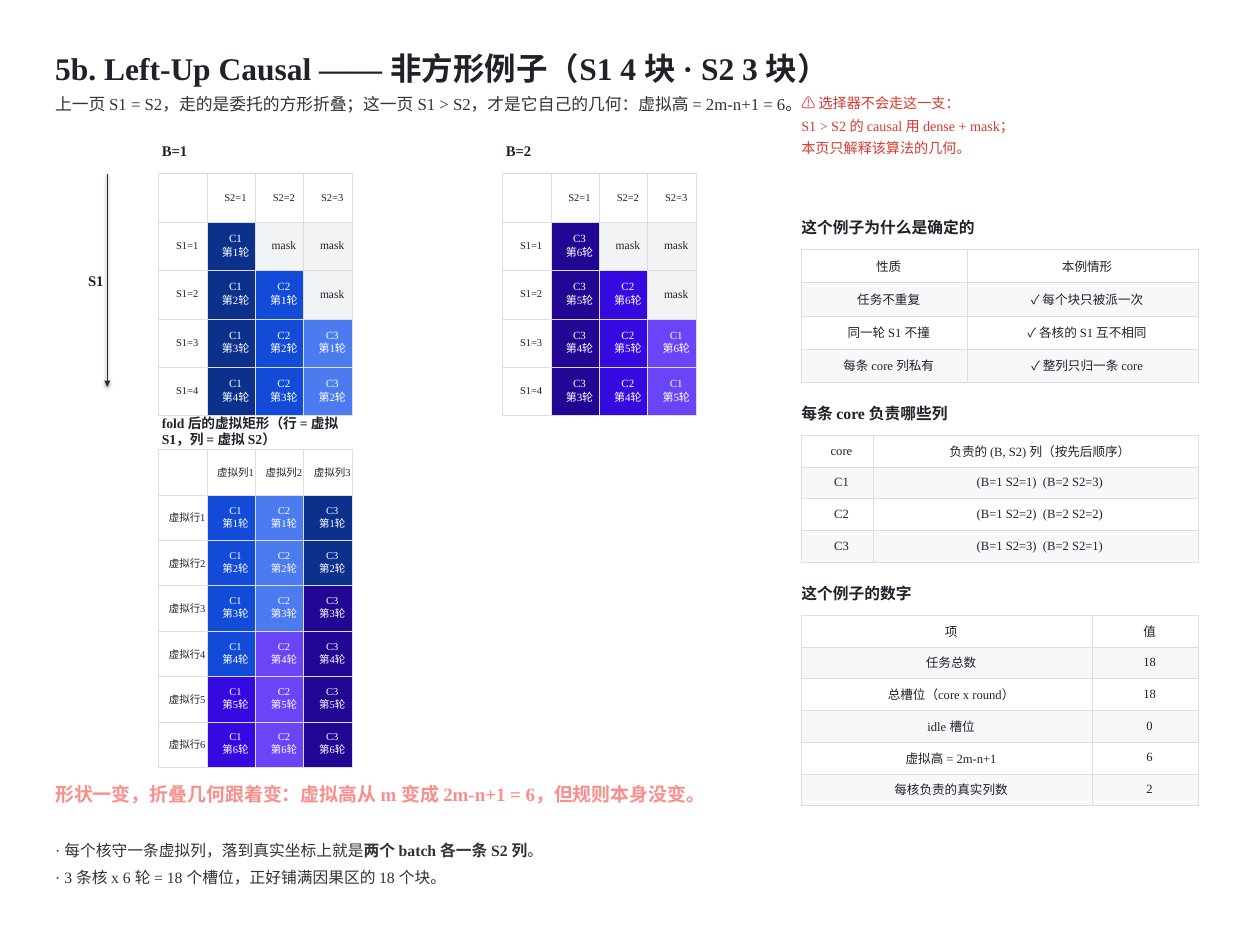
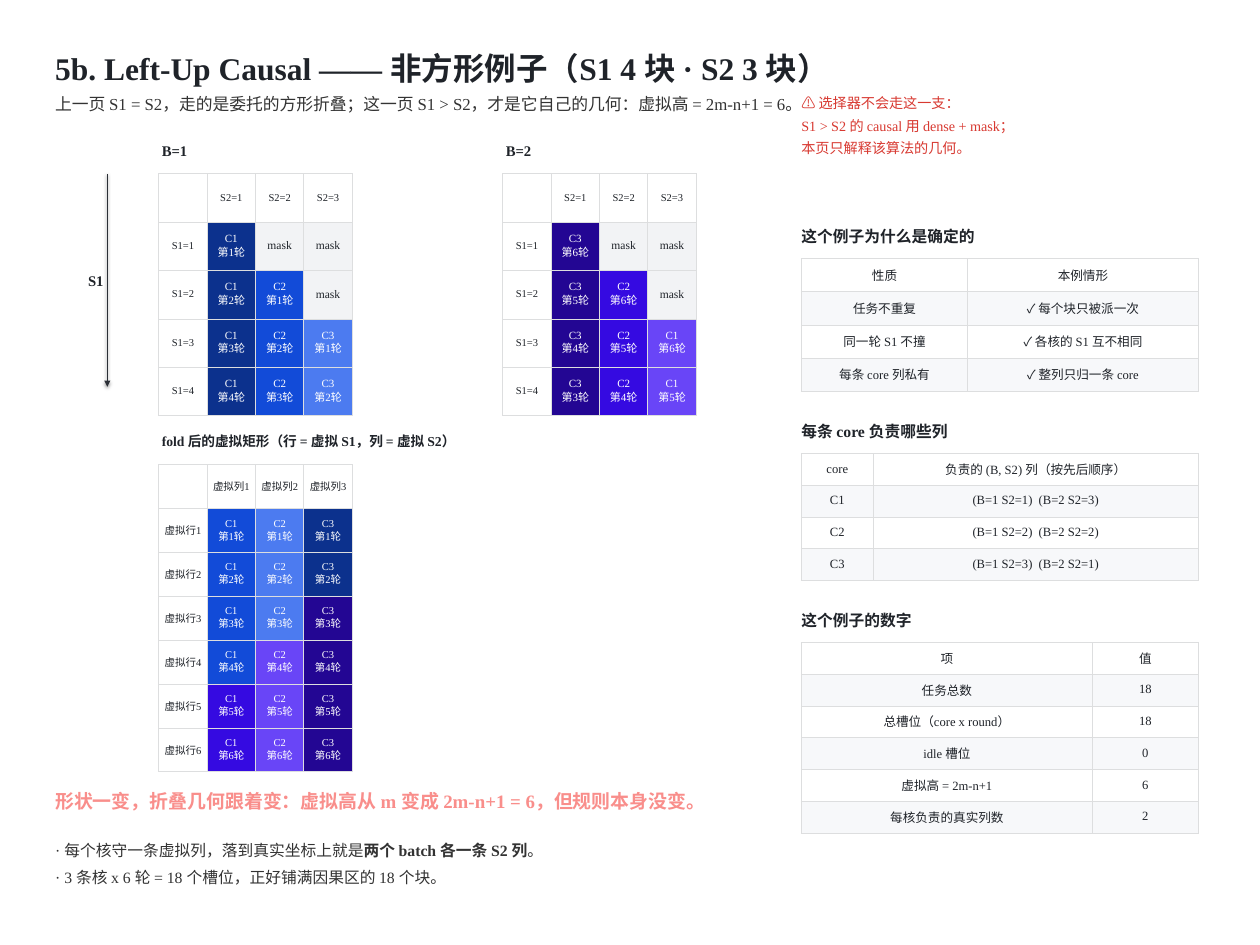
Before and after one commit to guomc9/SeeTen, a slide deck: slide 12 of cases/flash-attention-det-accum/out/v4-index-schedules.pptx. Drawn at 1260x945 pixels with LibreOffice and Linux fonts; fonts in the diff are those of the drawing. Boxes give left, top, right and bottom in pixels: in the first picture for what was removed or moved away, otherwise in the second. Text is boxed around its words. In the diff, an @@ line names an element or a change of style, - is before the commit and + after.

```diff
--- a/cases/flash-attention-det-accum/out/v4-index-schedules.pptx
+++ b/cases/flash-attention-det-accum/out/v4-index-schedules.pptx
@@ table: place and size @@
-table at [159,174,352,663]
+table at [159,174,352,671]
@@ 2 texts, 1 table: place and size @@
-2 texts, 1 table at [55,219,1198,803]
+2 texts, 1 table at [55,228,1198,810]
@@ text "fold 后的虚拟矩形（行 = 虚拟 S1，列 ..." rewrapped from [162,414,338,446] to [162,434,455,448] @@
@@ text "每条 core 负责哪些列": place and size @@
-text "每条 core 负责哪些列" at [801,405,948,421]
+text "每条 core 负责哪些列" at [801,423,948,439]
@@ table: place and size @@
-table at [159,450,352,767]
+table at [159,465,352,772]
@@ table: place and size @@
-table at [801,435,1198,562]
+table at [801,454,1198,580]
@@ text "这个例子的数字": place and size @@
-text "这个例子的数字" at [801,585,911,601]
+text "这个例子的数字" at [801,612,911,628]
@@ table: place and size @@
-table at [801,615,1198,806]
+table at [801,642,1198,833]
```
Also in this commit, not shown: 17 other slides changed, 5 other files.
